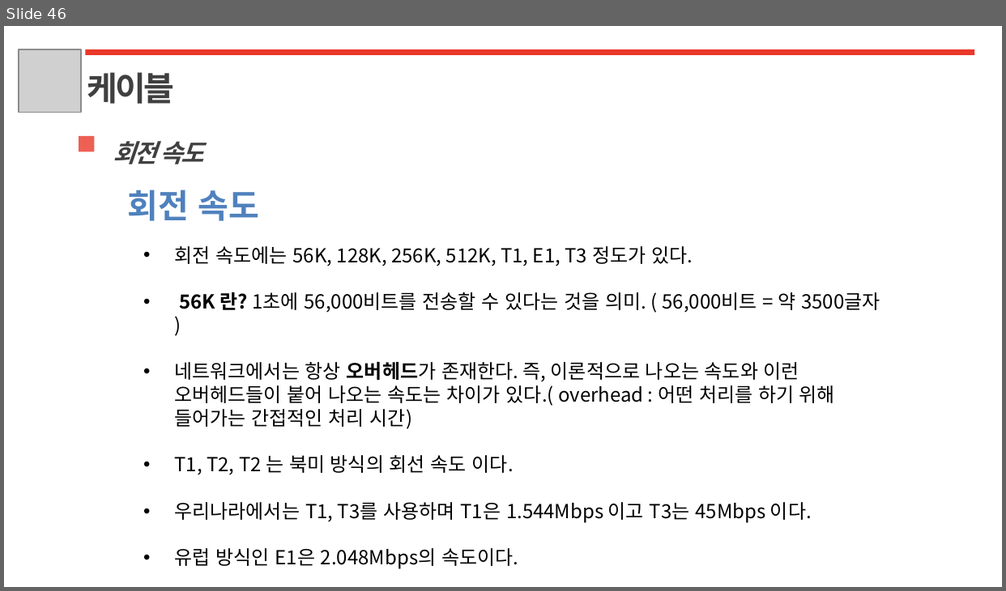
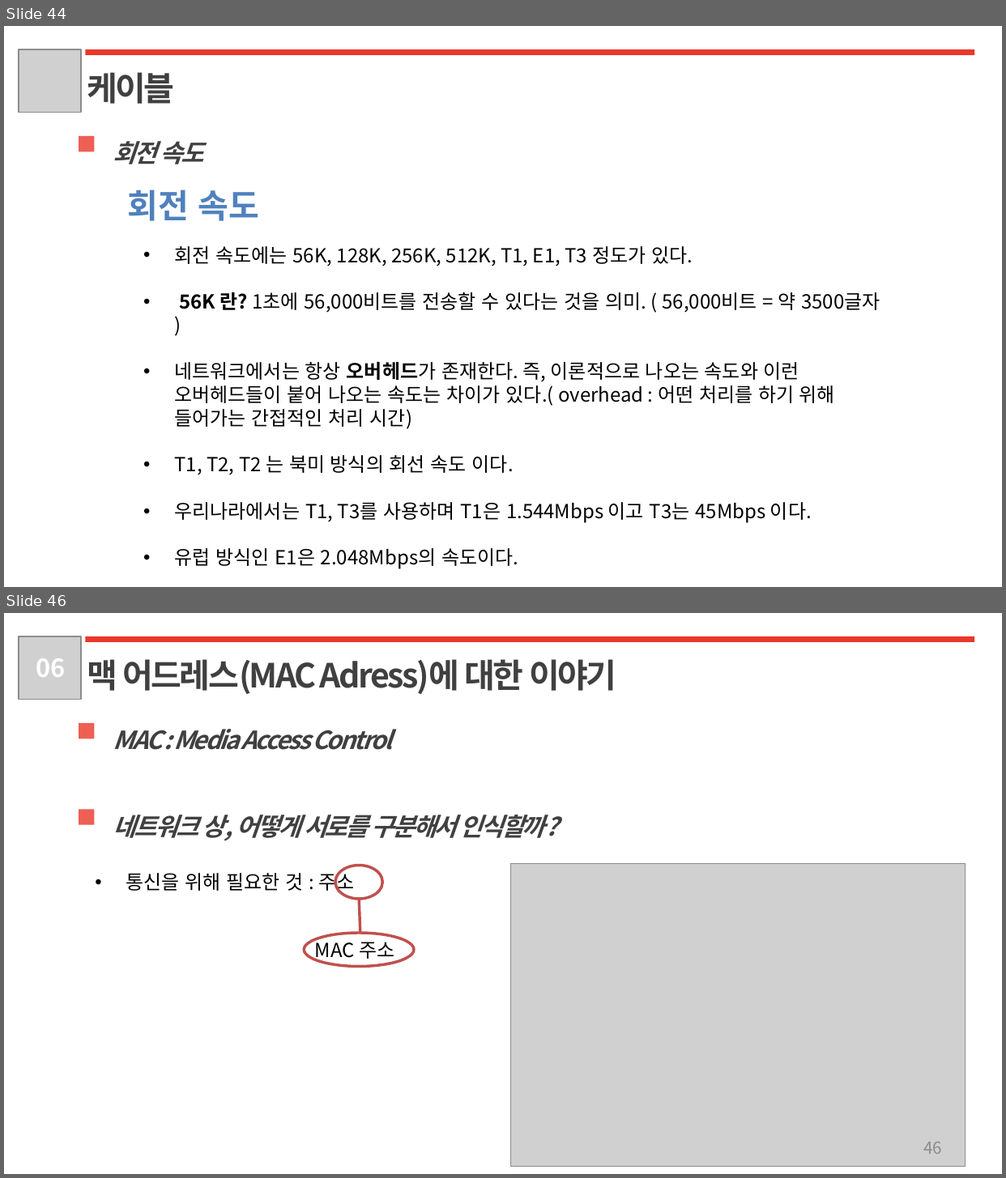
Before and after one commit to LeeSM0518/TIL, a slide deck: Network/Network_1week.pptx. Shown one above the other, each under a label of ours: slide 46 before the commit, slides 44 and 46 after it; the slides between them are not shown. The pictures are 1006x591 and 1006x1178 pixels, drawn with LibreOffice and Linux fonts; fonts in the diff are those of the drawing; grey boxes stand for pictures. Boxes give left, top, right and bottom in pixels: in the first picture for what was removed or moved away, otherwise in the second. Text is boxed around its words. In the diff, an @@ line names an element or a change of style, - is before the commit and + after.

```diff
--- a/Network/Network_1week.pptx
+++ b/Network/Network_1week.pptx
@@ slide 46 added at <box>4,613,1002,1174</box>, background #FFFFFF @@
@@ picture added at <box>19,637,82,700</box> @@
@@ text added at <box>36,658,65,677</box>, 18 pt, text #FFFFFF, bold @@
+06
@@ rectangle added at <box>85,637,974,643</box>, fill #EA382A @@
@@ text added at <box>87,659,616,694</box>, 24 pt, text #404040, bold @@
+맥 어드레스(MAC Adress)에 대한 이야기
@@ rectangle added at <box>79,723,95,739</box>, fill #EE5F54 @@
@@ text added at <box>113,729,392,750</box>, 18 pt, text #404040, bold, italic @@
+MAC : Media Access Control
@@ rectangle added at <box>79,810,95,825</box>, fill #EE5F54 @@
@@ text added at <box>113,815,559,841</box>, 18 pt, text #404040, bold, italic @@
+네트워크 상, 어떻게 서로를 구분해서 인식할까?
@@ text added at <box>126,870,355,895</box>, 14 pt, text #000000 @@
+• 통신을 위해 필요한 것 : 주소
@@ ellipse added at <box>335,866,382,900</box>, outline #C0504D 2 pt @@
@@ picture added at <box>511,863,965,1167</box> @@
@@ line added from (360, 900) to (360, 933), #C0504D 2 pt @@
@@ ellipse added at <box>305,933,414,967</box>, outline #C0504D 2 pt @@
@@ text added at <box>315,937,395,962</box>, 14 pt, text #000000 @@
+MAC 주소
@@ page number added at <box>923,1142,942,1154</box>, 12 pt, text #8C8C8C @@
+46
@@ what was slide 46 is now slide 44 @@
```
Also in this commit, not shown: 30 other slides added, 2 slides removed, 4 other files.
